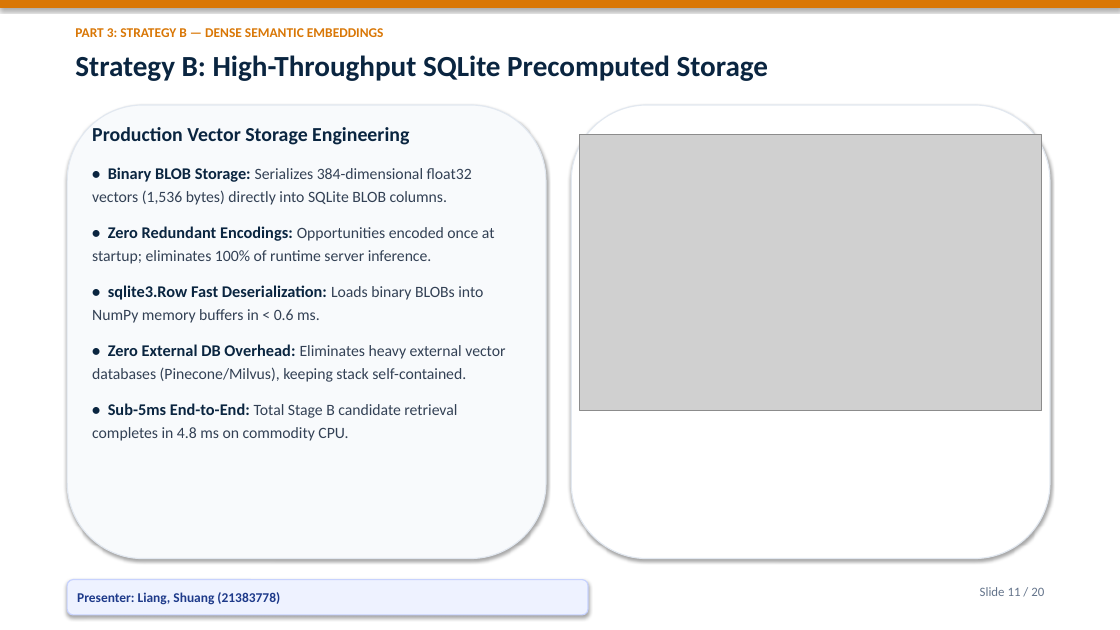
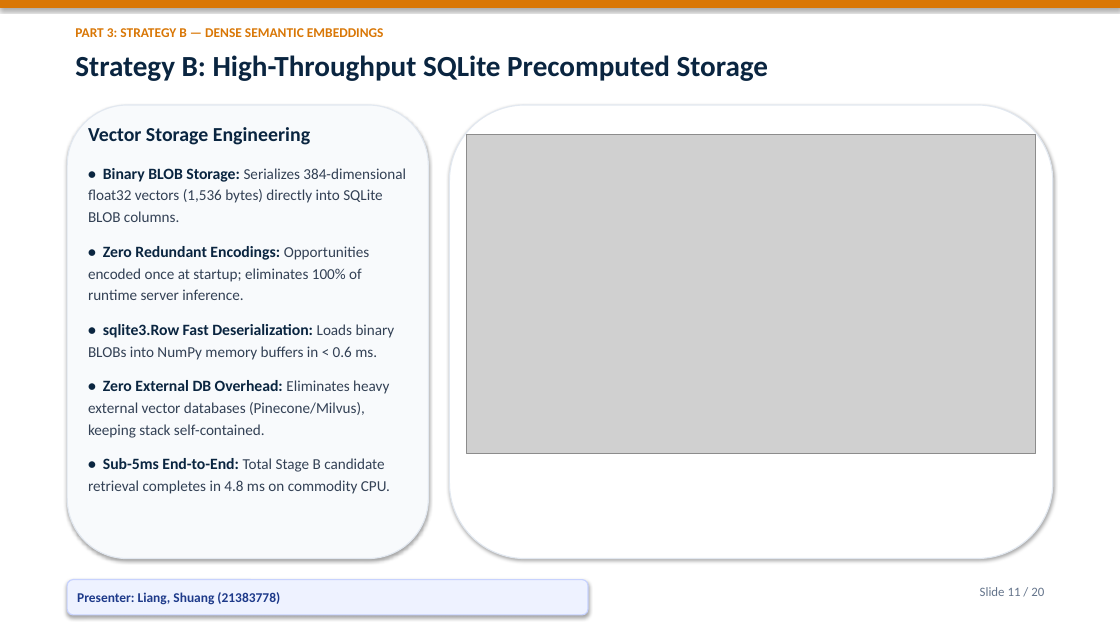
Before and after one commit to Bob8259/CSIT-5210-Group-Project, a slide deck: slide 11 of CSIT5210_Group1_Presentation.pptx. Drawn at 1120x630 pixels with LibreOffice and Linux fonts; fonts in the diff are those of the drawing; grey boxes stand for pictures. Boxes give left, top, right and bottom in pixels: in the first picture for what was removed or moved away, otherwise in the second. Text is boxed around its words. In the diff, an @@ line names an element or a change of style, - is before the commit and + after.

Commit message:
style: maximize presentation diagram sizes, enlarge chart annotations, and expand architecture layouts

```diff
--- a/CSIT5210_Group1_Presentation.pptx
+++ b/CSIT5210_Group1_Presentation.pptx
@@ rounded rectangle: place and size @@
-rounded rectangle at <box>67,105,546,559</box>
+rounded rectangle at <box>67,105,429,559</box>
@@ rounded rectangle: place and size @@
-rounded rectangle at <box>571,105,1050,559</box>
+rounded rectangle at <box>450,105,1053,559</box>
@@ text at <box>88,127,310,145</box>: text changed @@
-Production Vector Storage Engineering
+Vector Storage Engineering
@@ picture: place and size @@
-picture at <box>580,134,1042,410</box>
+picture at <box>466,134,1036,454</box>
@@ text at <box>88,168,406,494</box>: size 14 to 13.5 pt in "• Binary BLOB Storage:", "• Zero Redundant Encodings:", "• sqlite3.Row Fast Deserialization:", "• Zero External DB Overhead:" and 1 more places; size 13.5 to 13 pt in "Serializes 384-dimensional float32 vectors (1,536 bytes) dir ...", "Opportunities encoded once at startup; eliminates 100% ...", "Loads binary BLOBs into NumPy memory buffers ...", "Eliminates heavy external vector databases (Pinecone/Milvus) ..." and 1 more places; less space between paragraphs @@
```
Also in this commit, not shown: 17 other slides changed, 12 other files.
